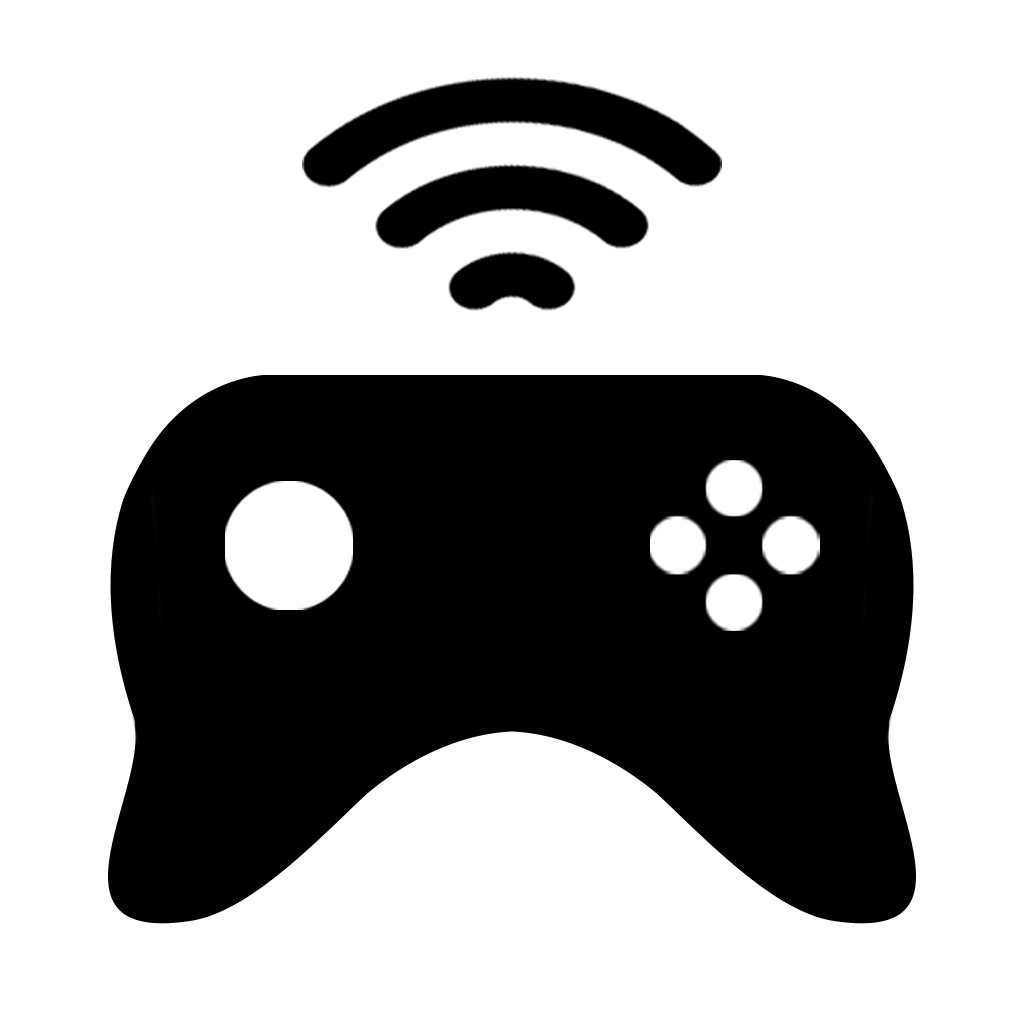
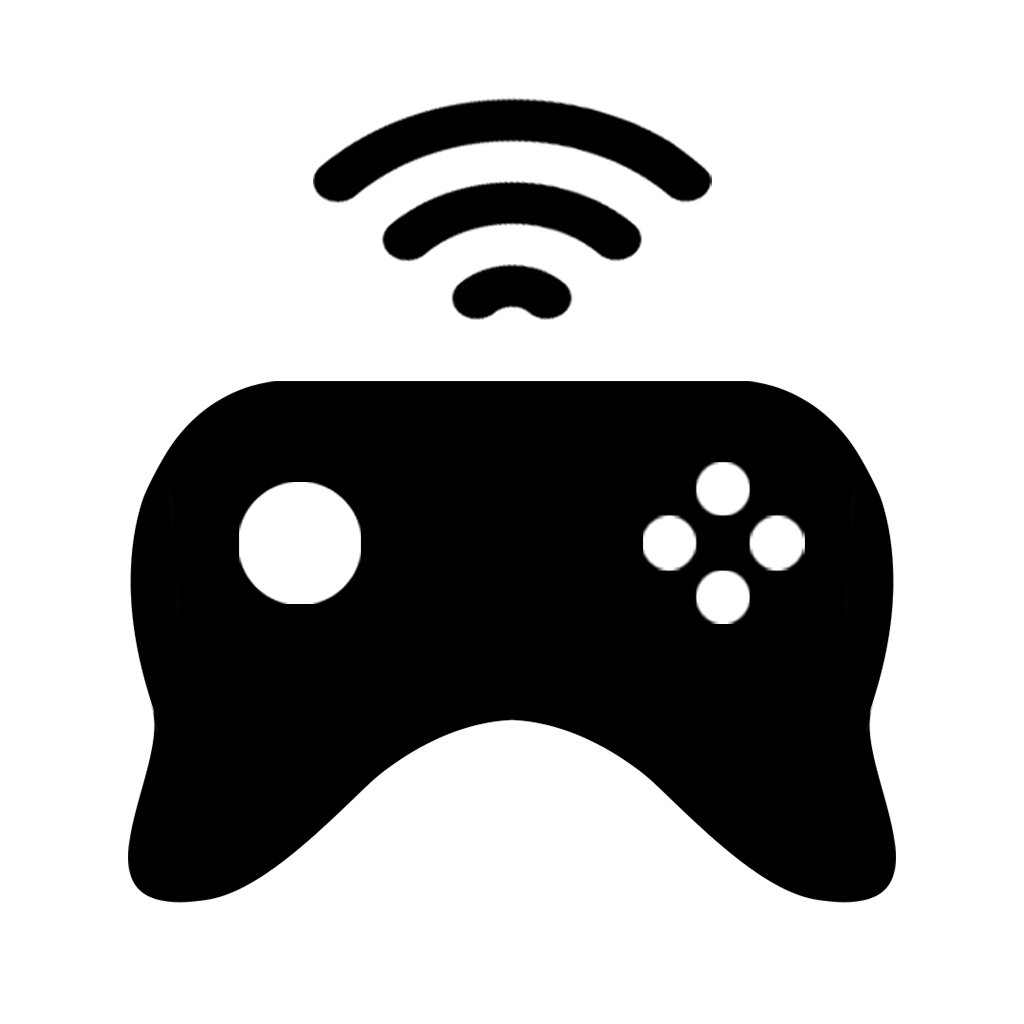
Before/after of a 1024×1024 layered artwork. What changed in the layer stack:
painted on "signal" over (x1=302, y1=76, x2=722, y2=320)
painted on "buttons" (1st of 2, in "cat controller") over (x1=643, y1=460, x2=820, y2=631)
painted on "stick" (1st of 2, in "cat controller") over (x1=225, y1=481, x2=361, y2=610)
painted on "cat controller" (2nd of 2, in "cat controller") over (x1=108, y1=375, x2=916, y2=924)
